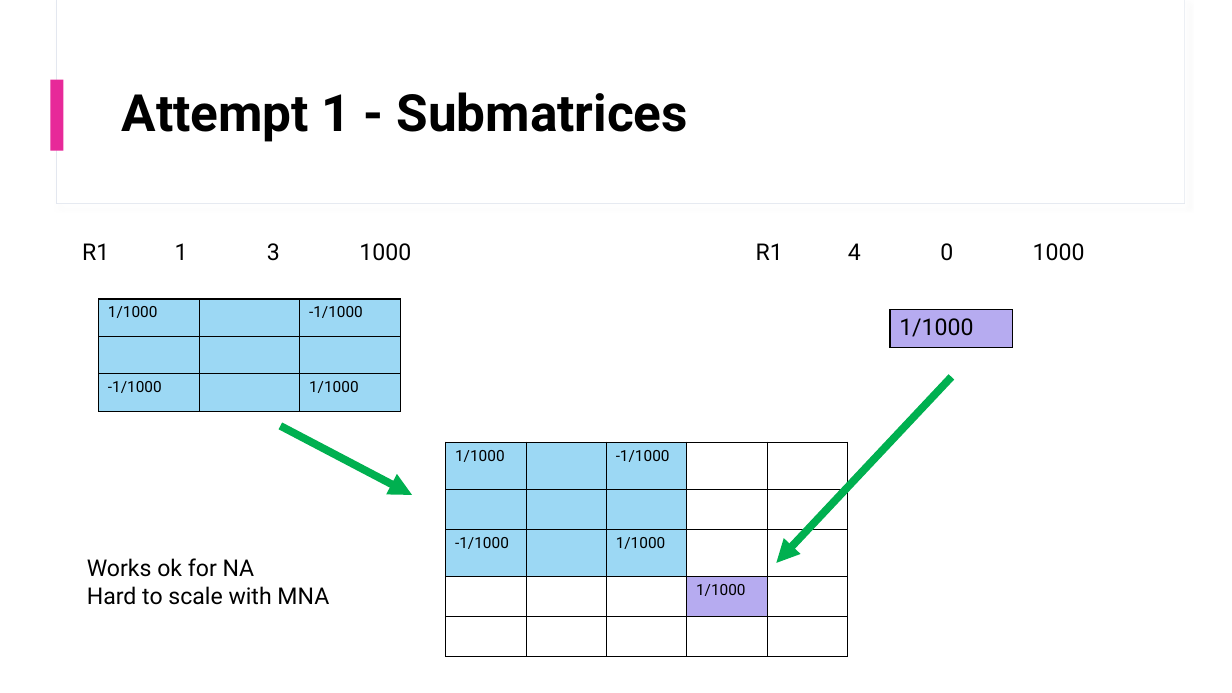
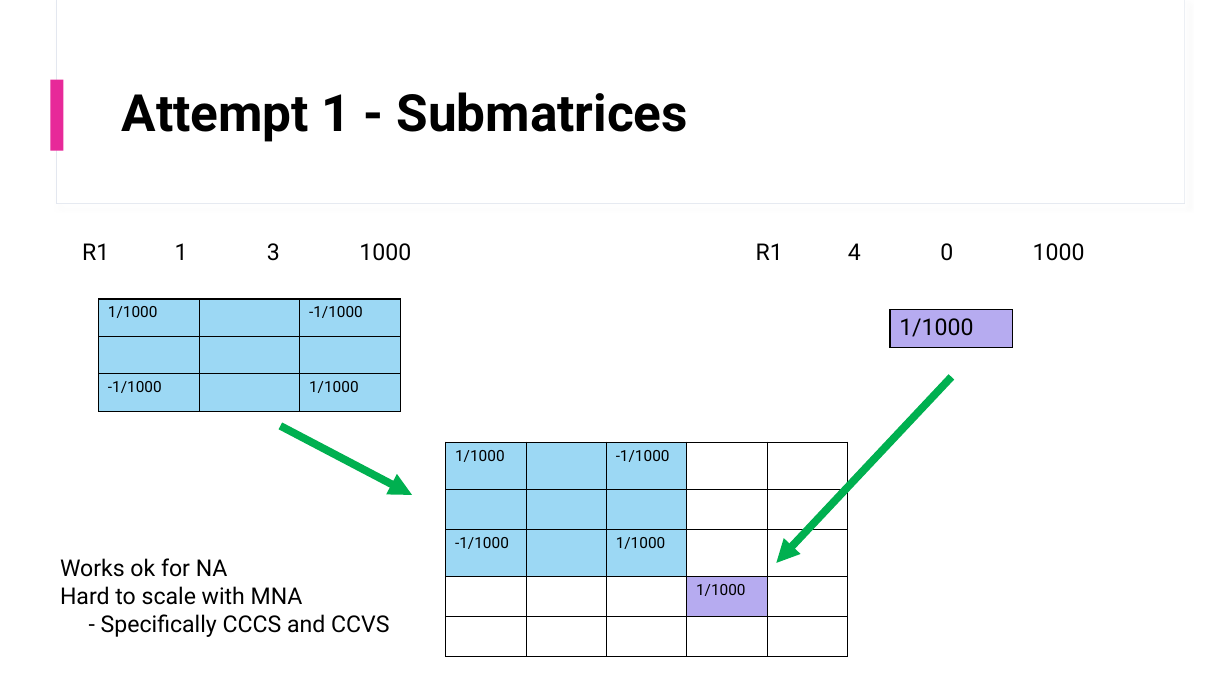
Before and after one commit to mguo5/ee537, a slide deck: slide 2 of HW1.pptx. Drawn at 1232x693 pixels with LibreOffice and Linux fonts; fonts in the diff are those of the drawing. Boxes give left, top, right and bottom in pixels: in the first picture for what was removed or moved away, otherwise in the second. Text is boxed around its words. In the diff, an @@ line names an element or a change of style, - is before the commit and + after.

```diff
--- a/HW1.pptx
+++ b/HW1.pptx
@@ text "Works ok for NA Hard ...": place and size @@
-text "Works ok for NA Hard ..." at [87, 558, 329, 605]
+text "Works ok for NA Hard ..." at [60, 558, 389, 637]
@@ text at [101, 614, 389, 637]: paragraph added @@
+- Specifically CCCS and CCVS
```
Also in this commit, not shown: 2 other slides changed, 2 other files.
